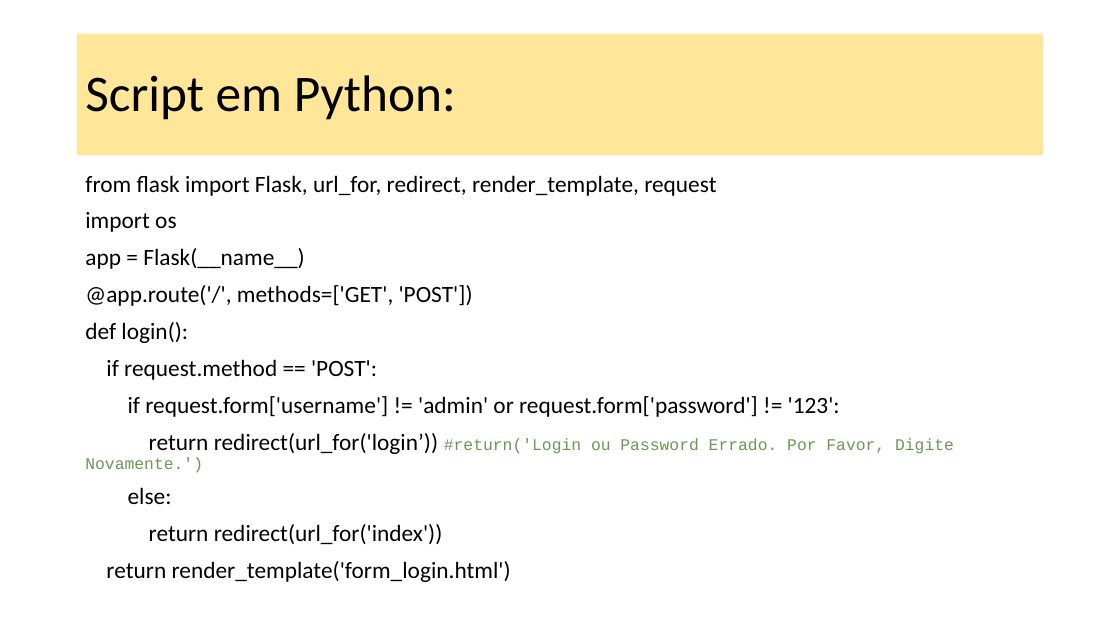
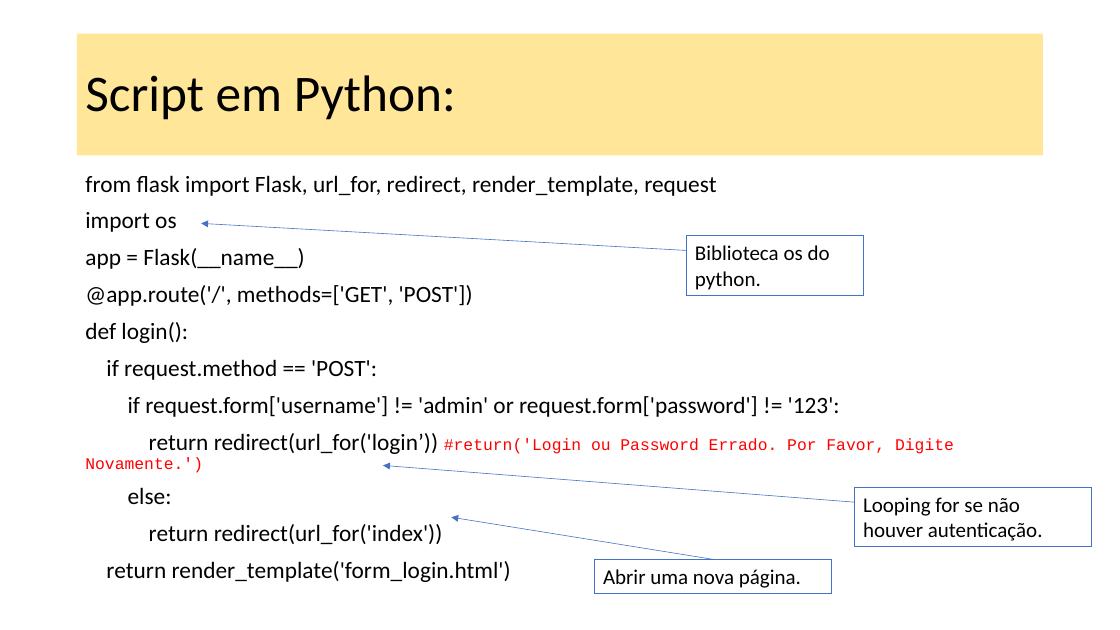
Before and after one commit to dourivaljunior/Curso-de-Flask, a slide deck: slide 3 of Aula 06 Flask.pptx. Drawn at 1120x630 pixels with LibreOffice and Linux fonts; fonts in the diff are those of the drawing. Boxes give left, top, right and bottom in pixels: in the first picture for what was removed or moved away, otherwise in the second. Text is boxed around its words. In the diff, an @@ line names an element or a change of style, - is before the commit and + after.

```diff
--- a/Aula 06 Flask.pptx
+++ b/Aula 06 Flask.pptx
@@ arrow added from (686, 250) to (201, 223), #4472C4 0.5 pt @@
@@ rectangle added at (686, 236, 863, 296), outline #4472C4 0.75 pt, 18 pt, text #000000 @@
+Biblioteca os do python.
@@ text at (85, 433, 954, 473): text colour #6A9955 to #FF0000 in "#return('Login ou Password Errado. Por Favor, Digite ..." @@
@@ arrow added from (855, 502) to (383, 465), #4472C4 0.5 pt @@
@@ rectangle added at (855, 487, 1091, 547), outline #4472C4 0.75 pt, 18 pt, text #000000 @@
+Looping for se não houver autenticação.
@@ arrow added from (713, 560) to (451, 518), #4472C4 0.5 pt @@
@@ rectangle added at (595, 560, 831, 593), outline #4472C4 0.75 pt, 18 pt, text #000000 @@
+Abrir uma nova página.
```
Also in this commit, not shown: 15 other slides changed, 6 slides added, 1 slide removed, 1 other file.
